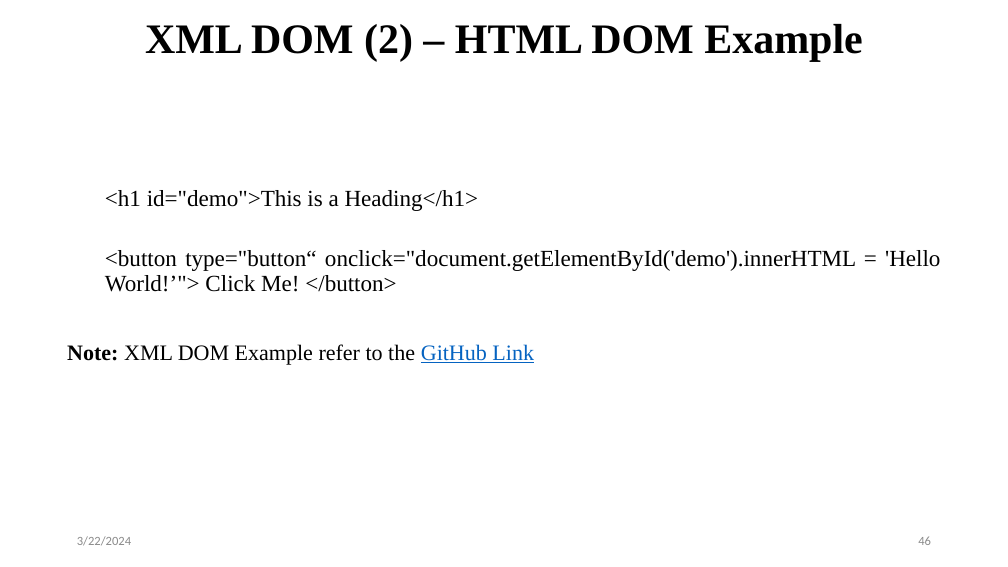
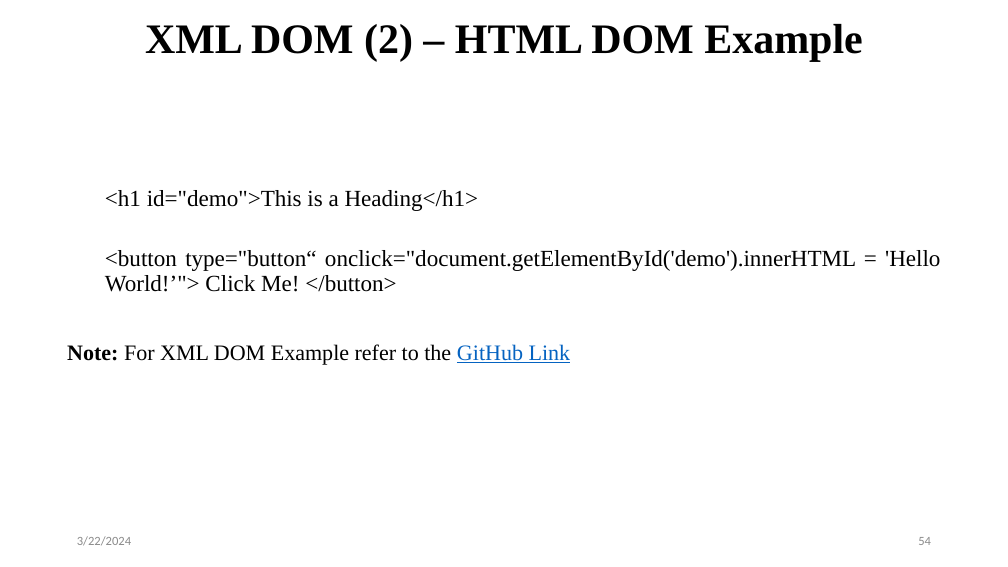
Before and after one commit to avinashmaskey22/BCA-3rd-WEB, a slide deck: slide 54 of Unit Three.pptx (slide 46 before the commit). Drawn at 1008x567 pixels with LibreOffice and Linux fonts; fonts in the diff are those of the drawing. Boxes give left, top, right and bottom in pixels: in the first picture for what was removed or moved away, otherwise in the second. Text is boxed around its words. In the diff, an @@ line names an element or a change of style, - is before the commit and + after.

```diff
--- a/Unit Three.pptx
+++ b/Unit Three.pptx
@@ text at box(67, 344, 571, 365): text changed @@
-Note: XML DOM Example refer to the GitHub Link
+Note: For XML DOM Example refer to the GitHub Link
@@ page number at box(918, 537, 931, 545): text changed @@
-46
+54
```
Also in this commit, not shown: 1 other slide changed, 8 slides added, 2 other files.
